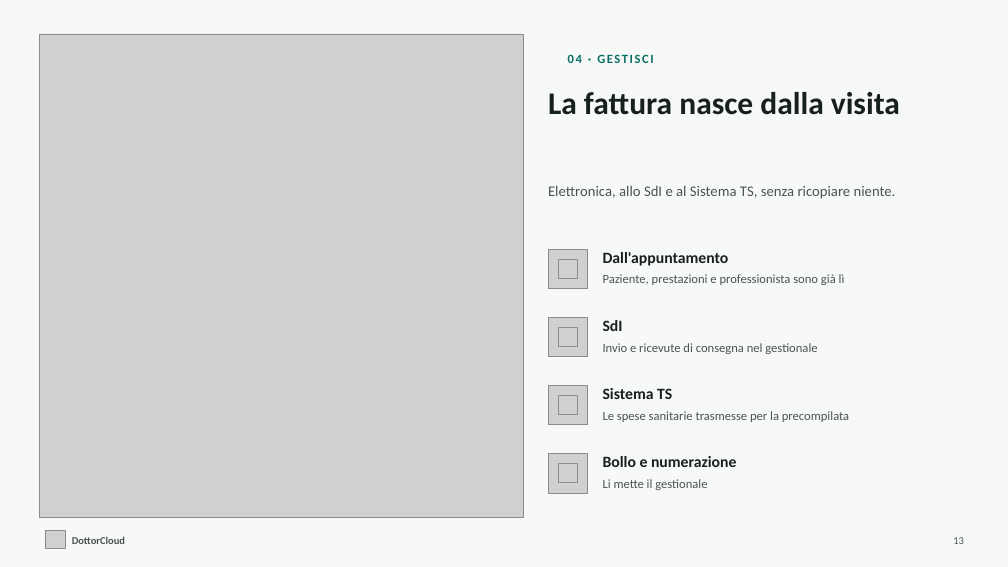
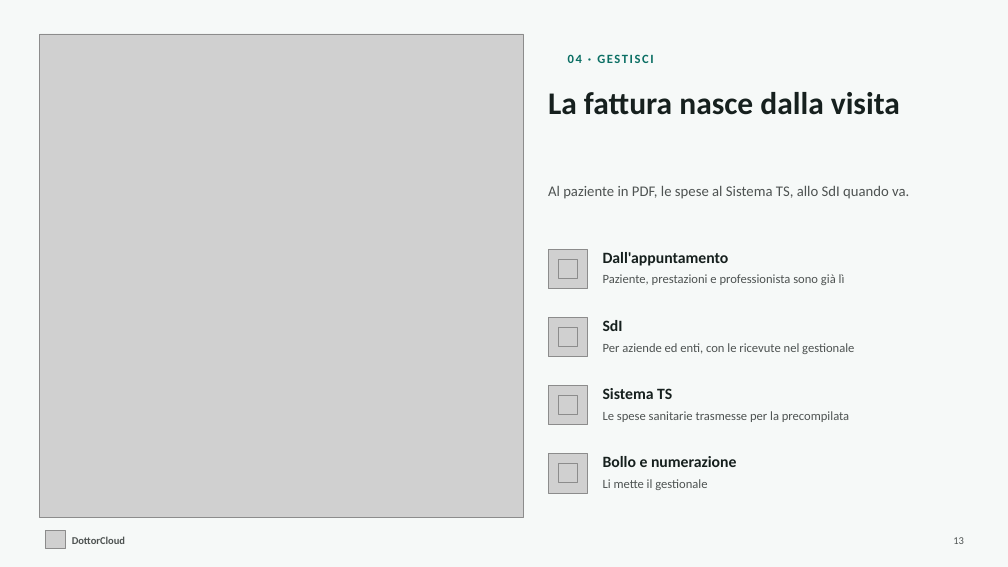
Before and after one commit to Npm2-Solutions/crm-mm, a slide deck: slide 13 of brand/presentazione/DottorCloud.pptx. Drawn at 1008x567 pixels with LibreOffice and Linux fonts; fonts in the diff are those of the drawing; grey boxes stand for pictures; background and template pictures are left out. Boxes give left, top, right and bottom in pixels: in the first picture for what was removed or moved away, otherwise in the second. Text is boxed around its words. In the diff, an @@ line names an element or a change of style, - is before the commit and + after.

```diff
--- a/brand/presentazione/DottorCloud.pptx
+++ b/brand/presentazione/DottorCloud.pptx
@@ text at <box>548,186,909,199</box>: text changed @@
-Elettronica, allo SdI e al Sistema TS, senza ricopiare niente.
+Al paziente in PDF, le spese al Sistema TS, allo SdI quando va.
@@ text at <box>603,343,854,354</box>: text changed @@
-Invio e ricevute di consegna nel gestionale
+Per aziende ed enti, con le ricevute nel gestionale
```
Also in this commit, not shown: 1 other slide changed, 5 other files.
